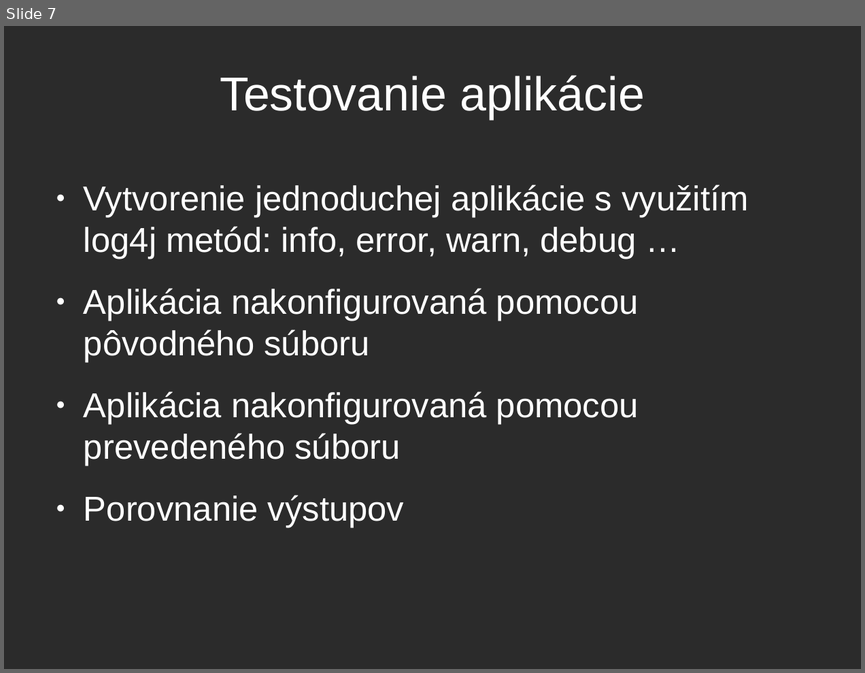
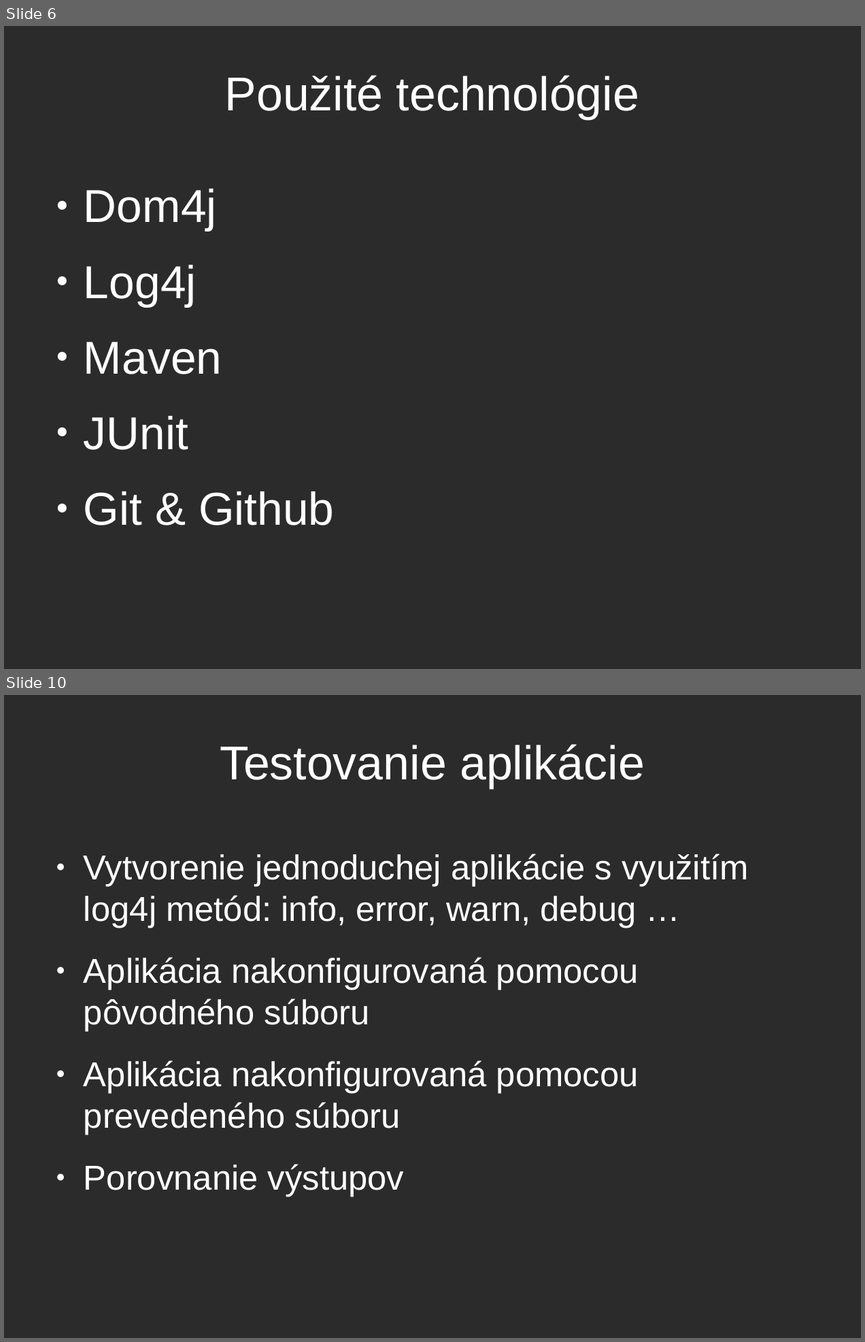
Before and after one commit to balent/Log4j-Convert-Configuration, a slide deck: prezentacia/log4j.odp. Shown one above the other, each under a label of ours: slide 7 before the commit, slides 6 and 10 after it; the slides between them are not shown. The pictures are 865x673 and 865x1342 pixels, drawn with LibreOffice and Linux fonts; fonts in the diff are those of the drawing; background and template pictures are left out; a plain dark background stands for a picture behind light text. Boxes give left, top, right and bottom in pixels: in the first picture for what was removed or moved away, otherwise in the second. Text is boxed around its words. In the diff, an @@ line names an element or a change of style, - is before the commit and + after.

```diff
--- a/prezentacia/log4j.odp
+++ b/prezentacia/log4j.odp
@@ slide 6 added at box(4, 26, 861, 669), background picture (left out) @@
@@ title added at box(225, 75, 639, 119), 44 pt, text #FFFFFF @@
+Použité technológie
@@ text added at box(84, 189, 334, 525), 42.7 pt, text #FFFFFF @@
+● Dom4j
+● Log4j
+● Maven
+● JUnit
+● Git & Github
@@ what was slide 7 is now slide 10 @@
```
Also in this commit, not shown: 7 slides changed, 4 other slides added, 1 slide removed.
